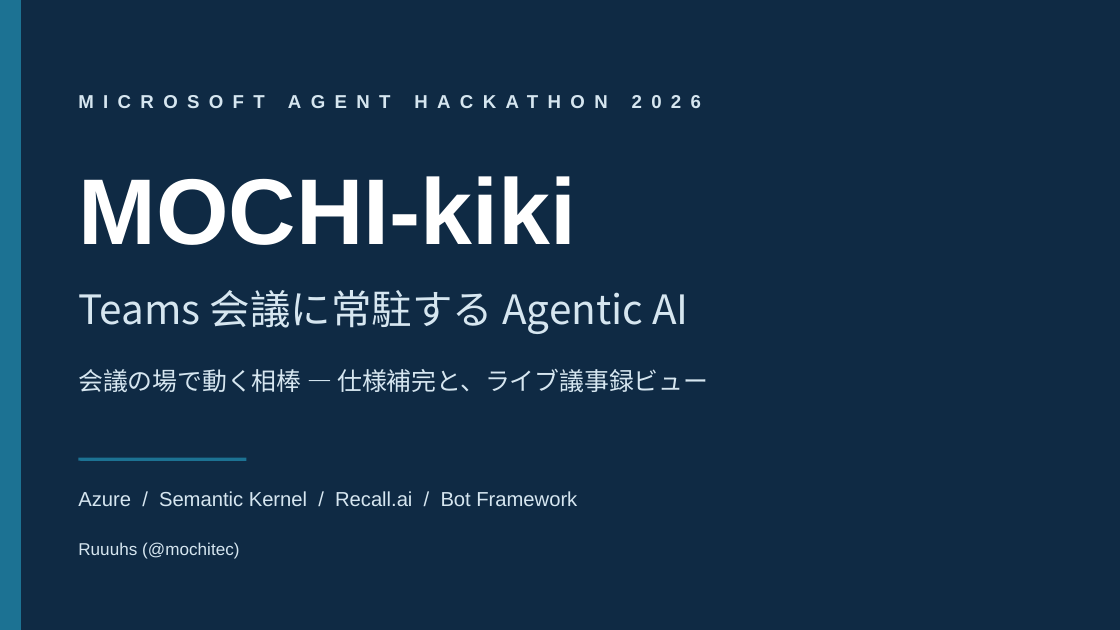
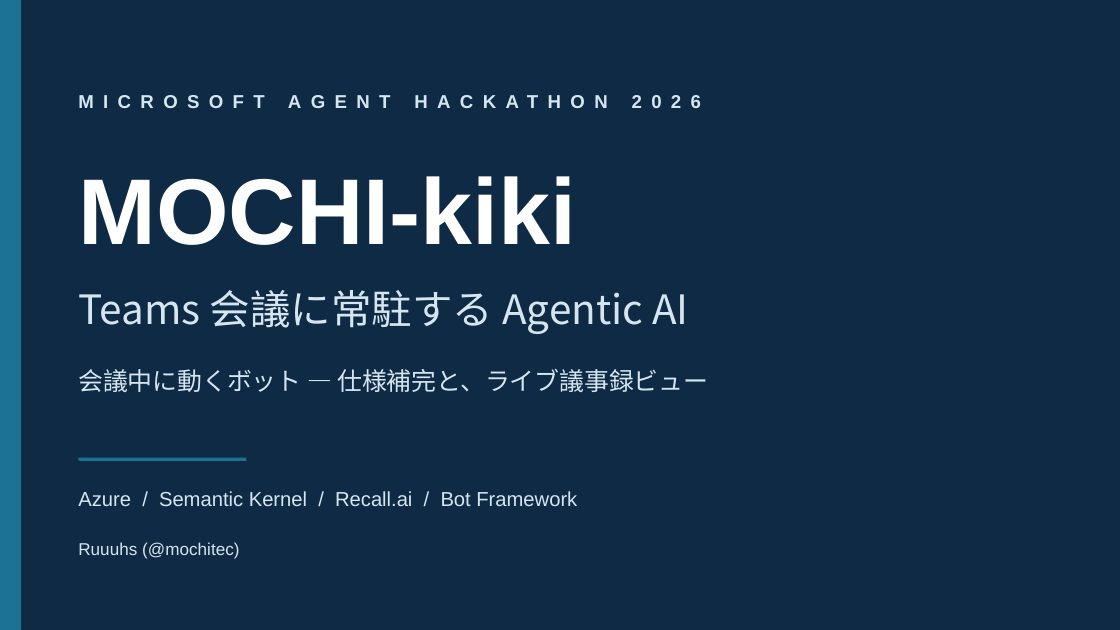
Before and after one commit to MOCHITEC/MOCHI-kiki, a slide deck: slide 1 of articles/mochi-kiki-teams-agent/video/mochi-kiki-demo-deck.pptx. Drawn at 1120x630 pixels with LibreOffice and Linux fonts; fonts in the diff are those of the drawing. Boxes give left, top, right and bottom in pixels: in the first picture for what was removed or moved away, otherwise in the second. Text is boxed around its words. In the diff, an @@ line names an element or a change of style, - is before the commit and + after.

```diff
--- a/articles/mochi-kiki-teams-agent/video/mochi-kiki-demo-deck.pptx
+++ b/articles/mochi-kiki-teams-agent/video/mochi-kiki-demo-deck.pptx
@@ text at <box>78,369,708,392</box>: text changed @@
-会議の場で動く相棒 — 仕様補完と、ライブ議事録ビュー
+会議中に動くボット — 仕様補完と、ライブ議事録ビュー
```
Also in this commit, not shown: 5 other slides changed, 3 other files.
